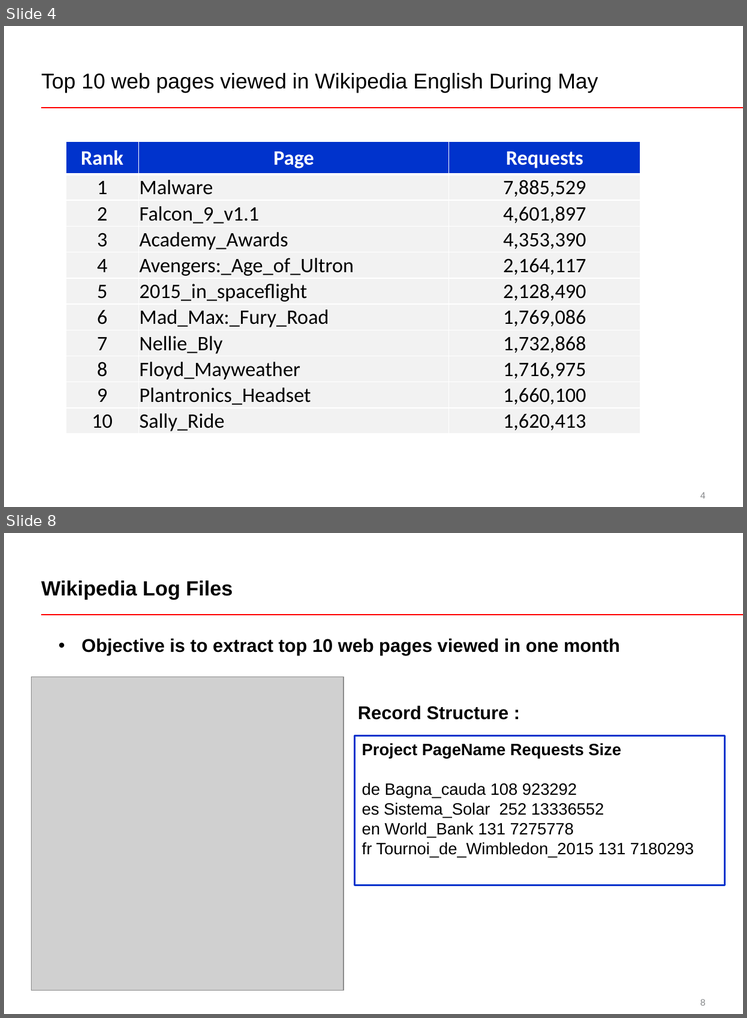
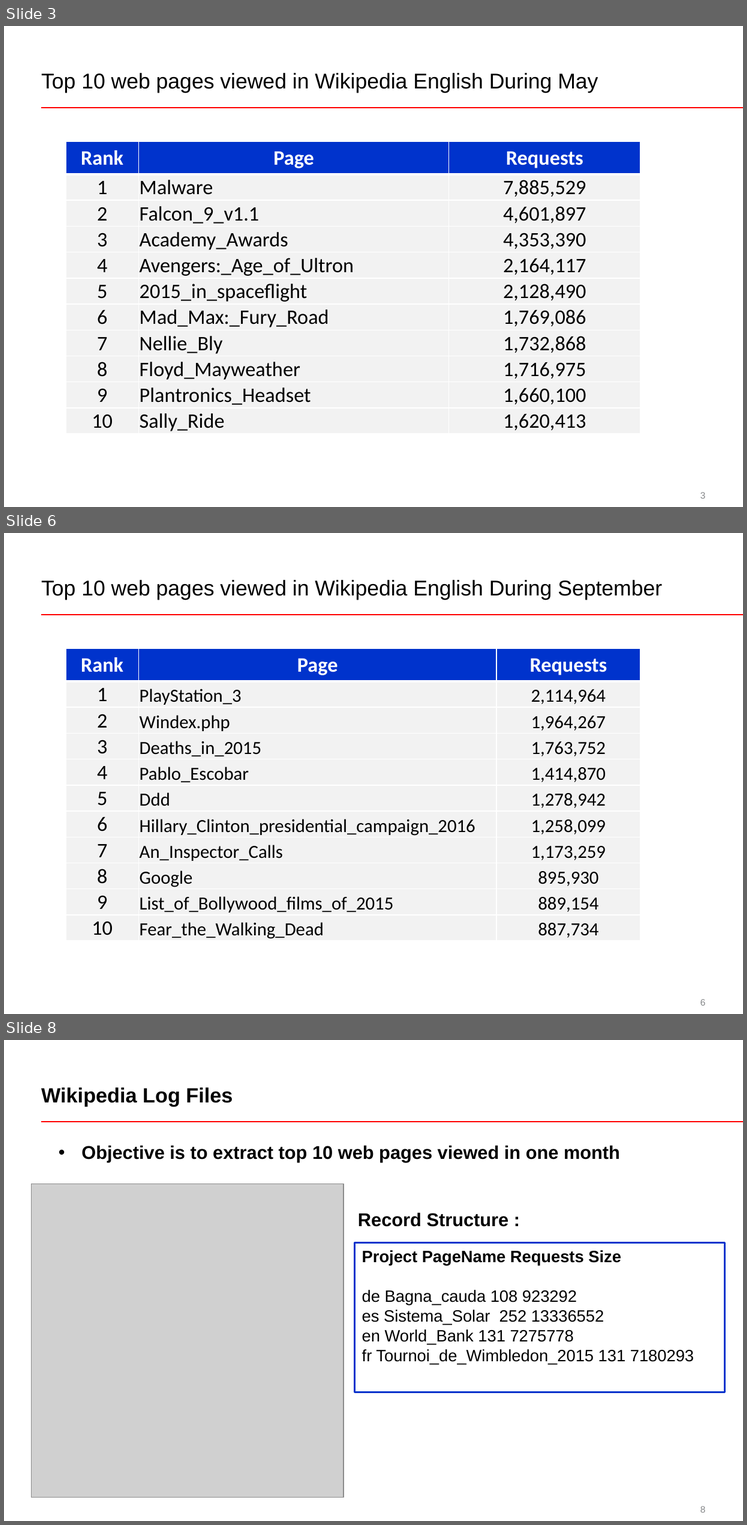
Before and after one commit to ravvas/Pycon2015, a slide deck: Explore Big Data using Simple Python Code and Cloud Environment_V8.pptx. Shown one above the other, each under a label of ours: slides 4 and 8 before the commit, slides 3, 6 and 8 after it; the slides between them are not shown. The pictures are 747x1018 and 747x1525 pixels, drawn with LibreOffice and Linux fonts; fonts in the diff are those of the drawing; grey boxes stand for pictures. Boxes give left, top, right and bottom in pixels: in the first picture for what was removed or moved away, otherwise in the second. Text is boxed around its words. In the diff, an @@ line names an element or a change of style, - is before the commit and + after.

```diff
--- a/Explore Big Data using Simple Python Code and Cloud Environment_V8.pptx
+++ b/Explore Big Data using Simple Python Code and Cloud Environment_V8.pptx
@@ slide 6 added at bbox=[4, 533, 743, 1014], background #FFFFFF; not listed: 2 template elements that a slide beside it also shows @@
@@ title added at bbox=[41, 580, 662, 600], 20.8 pt, text #000000 @@
+Top 10 web pages viewed in Wikipedia English During September
@@ table added at bbox=[66, 648, 641, 941], 11 rows, 3 columns @@
+Rank | Page | Requests
+1 | PlayStation_3 | 2,114,964
+2 | Windex.php | 1,964,267
+3 | Deaths_in_2015 | 1,763,752
+4 | Pablo_Escobar | 1,414,870
+5 | Ddd | 1,278,942
+6 | Hillary_Clinton_presidential_campaign_2016 | 1,258,099
+7 | An_Inspector_Calls | 1,173,259
+8 | Google | 895,930
+9 | List_of_Bollywood_films_of_2015 | 889,154
+10 | Fear_the_Walking_Dead | 887,734
@@ what was slide 4 is now slide 3 @@
@@ page number at bbox=[701, 492, 706, 498]: text changed @@
-4
+3
```
Also in this commit, not shown: 6 slides changed, 4 other slides added, 4 slides removed.
